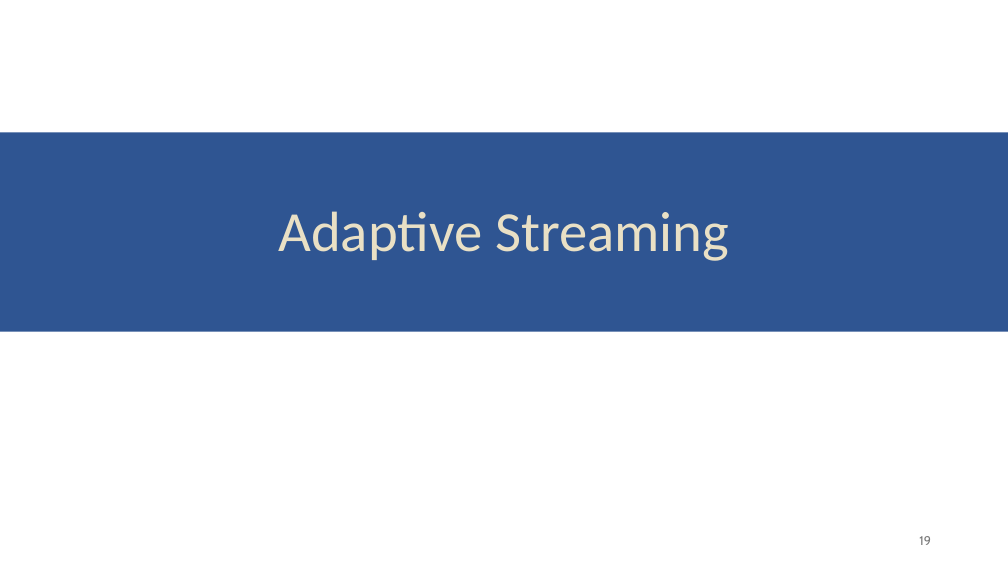
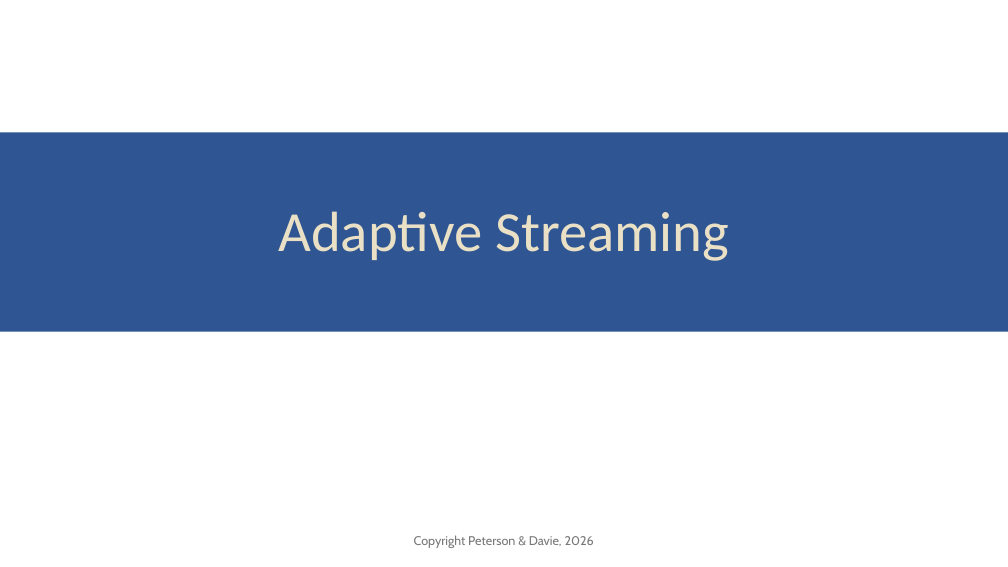
Before and after one commit to SystemsApproach/7E, a slide deck: slide 21 of resources/slides/02_applications.pptx (slide 19 before the commit). Drawn at 1008x567 pixels with LibreOffice and Linux fonts; fonts in the diff are those of the drawing. Boxes give left, top, right and bottom in pixels: in the first picture for what was removed or moved away, otherwise in the second. Text is boxed around its words. In the diff, an @@ line names an element or a change of style, - is before the commit and + after.

```diff
--- a/resources/slides/02_applications.pptx
+++ b/resources/slides/02_applications.pptx
@@ text added at [414, 535, 594, 548], 12 pt, text #797979 @@
+Copyright Peterson & Davie, 2026
@@ page number removed at [919, 536, 931, 545] @@
-19
```
Also in this commit, not shown: 20 other slides changed, 2 slides added.
